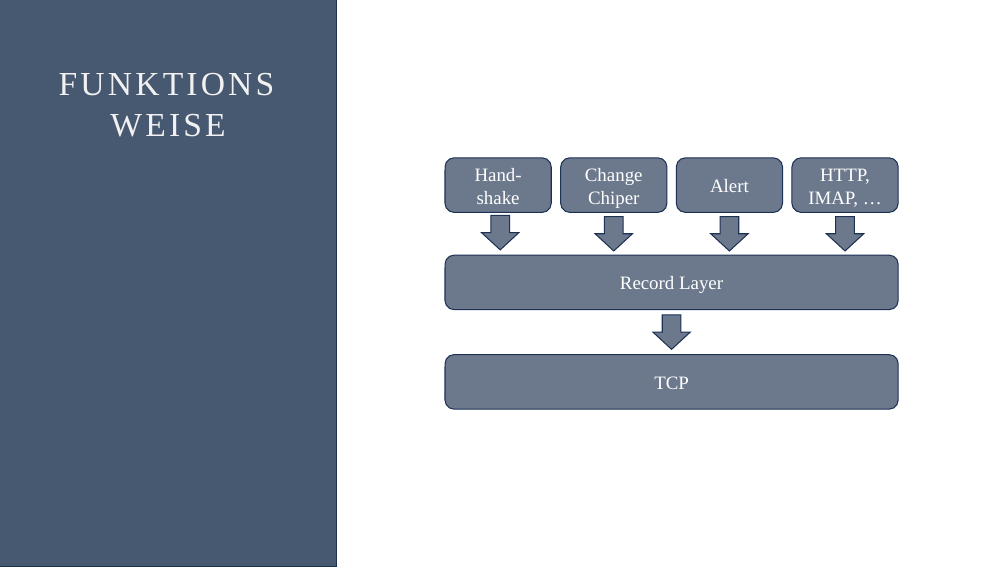
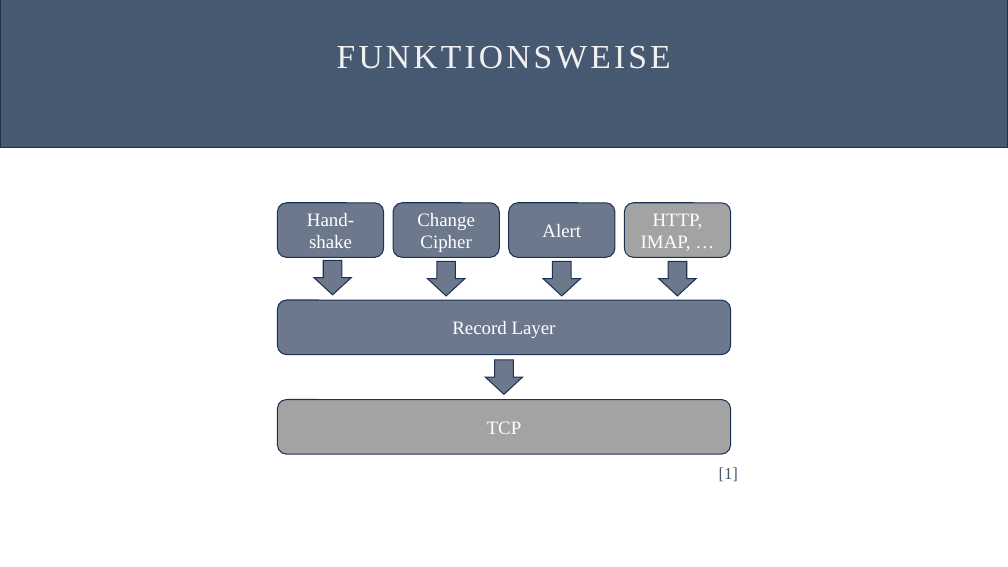
Before and after one commit to Oddl42/DLMCSITSDS01_IT_Sicherheit, a slide deck: slide 4 of Aufgabe/DLMCSITSDS01_Willkens_IU14073577_TLS_20240530.pptx. Drawn at 1008x567 pixels with LibreOffice and Linux fonts; fonts in the diff are those of the drawing. Boxes give left, top, right and bottom in pixels: in the first picture for what was removed or moved away, otherwise in the second. Text is boxed around its words. In the diff, an @@ line names an element or a change of style, - is before the commit and + after.

```diff
--- a/Aufgabe/DLMCSITSDS01_Willkens_IU14073577_TLS_20240530.pptx
+++ b/Aufgabe/DLMCSITSDS01_Willkens_IU14073577_TLS_20240530.pptx
@@ rectangle: place and size @@
-rectangle at box(0, 0, 337, 567)
+rectangle at box(0, 0, 1008, 147)
@@ text "FUNKTIONSWEISE" rewrapped from box(38, 59, 299, 148) to box(337, 46, 671, 69) @@
@@ rounded rectangle removed at box(561, 158, 668, 212) @@
-Change
-Chiper
@@ rounded rectangle added at box(393, 203, 500, 257), fill #6C798D, outline #1E3256 1 pt, 18 pt, text #FFFFFF @@
+Change
+Cipher
@@ rounded rectangle "Alert": place and size @@
-rounded rectangle "Alert" at box(677, 158, 783, 212)
+rounded rectangle "Alert" at box(509, 203, 616, 257)
@@ 4 rounded rectangles: place and size @@
-4 rounded rectangles at box(445, 158, 899, 409)
+4 rounded rectangles at box(278, 203, 731, 454)
@@ rounded rectangle "HTTP, IMAP, …" at box(625, 203, 731, 257): fill #6C798D to #A3A3A3 @@
@@ down arrow: place and size @@
-down arrow at box(711, 216, 748, 251)
+down arrow at box(314, 260, 351, 295)
@@ down arrow: place and size @@
-down arrow at box(482, 216, 519, 250)
+down arrow at box(428, 262, 465, 296)
@@ down arrow: place and size @@
-down arrow at box(595, 216, 632, 251)
+down arrow at box(543, 262, 580, 296)
@@ down arrow: place and size @@
-down arrow at box(653, 315, 690, 350)
+down arrow at box(659, 262, 696, 296)
@@ down arrow: place and size @@
-down arrow at box(827, 216, 864, 251)
+down arrow at box(485, 360, 523, 395)
@@ rounded rectangle "TCP" at box(278, 400, 730, 454): fill #6C798D to #A3A3A3 @@
@@ text added at box(719, 467, 739, 482), 16 pt, text #475871 @@
+[1]
```
Also in this commit, not shown: 3 other slides changed, 6 slides added, 5 slides removed.
